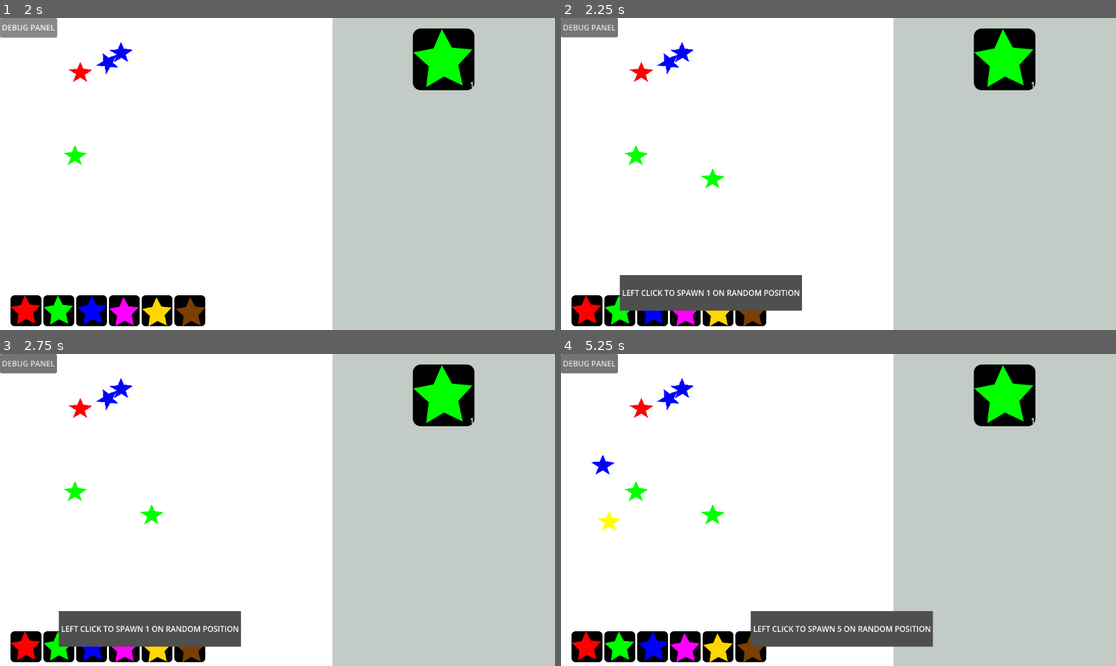
Above: before the commit, frames 1-4 (two rows, left to right).
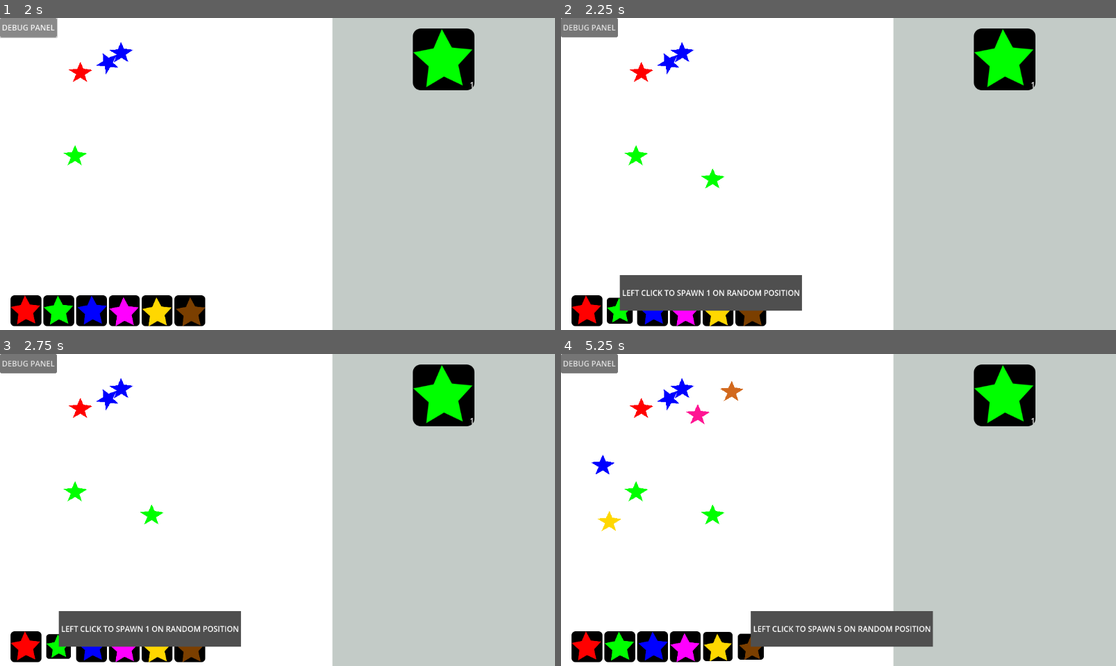
Above: after the commit, the same moments.

Repository: beyondchan28/CollectingStars
Game: Godot game, scene res://Scenes/game.tscn
The game is run twice, just before and just after one commit, with the same random seed, the same clock (stepped at 60 frames per second) and the same inputs. The engine's default icon, where the game draws it, is replaced by a stand-in: a white triangle on a blue panel in a dark square.
Inputs:
- Up to frame 1 (2 s): click "LABEL" at 0.5 s; click "DEBUG PANEL" at 1.25 s
- Up to frame 2 (2.25 s): click "LABEL" at 2 s
- Up to frame 3 (2.75 s): no input
- Up to frame 4 (5.25 s): click "LABEL" at 2.75 s; click "LABEL" at 3.5 s; click "LABEL" at 4.25 s; click "LABEL" at 5 s

Frame 1 is identical in both runs. In frame 2, 0.2% of the frame differs, in the area x 7-14%, y 88-99%; in frame 3, 0.2%; in frame 4, 0.6%, in the area x 6-38%, y 8-99%.

Commit message:
finishing

Diff:
--- a/Assets/button_atlas.tres
+++ b/Assets/Visuals/button_atlas.tres
@@ -1,6 +1,6 @@
 [gd_resource type="AtlasTexture" load_steps=2 format=3 uid="uid://diful748rm0ix"]
 
-[ext_resource type="Texture2D" uid="uid://3dg810vsayan" path="res://Assets/bitmap.png" id="1_asrny"]
+[ext_resource type="Texture2D" uid="uid://3dg810vsayan" path="res://Assets/Visuals/stars.png" id="1_asrny"]
 
 [resource]
 atlas = ExtResource("1_asrny")
--- /dev/null
+++ b/Scenes/description.tscn
@@ -0,0 +1,34 @@
+[gd_scene load_steps=2 format=3 uid="uid://d7xiljtn31v8"]
+
+[ext_resource type="Script" path="res://Scripts/description_label.gd" id="1_a3r6p"]
+
+[node name="Description" type="ColorRect"]
+anchors_preset = 15
+anchor_right = 1.0
+anchor_bottom = 1.0
+offset_left = 525.0
+offset_top = 51.0
+offset_right = -249.0
+offset_bottom = -523.0
+grow_horizontal = 2
+grow_vertical = 2
+pivot_offset = Vector2(582, 0)
+mouse_filter = 2
+color = Color(0.309385, 0.309385, 0.309385, 1)
+script = ExtResource("1_a3r6p")
+
+[node name="DescriptionLabel" type="Label" parent="."]
+layout_mode = 1
+anchors_preset = 15
+anchor_right = 1.0
+anchor_bottom = 1.0
+offset_left = 28.0
+offset_top = 21.0
+offset_right = -28.0
+offset_bottom = -21.0
+grow_horizontal = 2
+grow_vertical = 2
+text = "TOP
+"
+horizontal_alignment = 1
+vertical_alignment = 1
--- a/Scenes/game.tscn
+++ b/Scenes/game.tscn
@@ -3,7 +3,7 @@
 [ext_resource type="PackedScene" uid="uid://dxtyomnokngcc" path="res://Scenes/star.tscn" id="1_ajy5d"]
 [ext_resource type="PackedScene" uid="uid://b7ud6u47343cc" path="res://Scenes/star_inventory.tscn" id="1_opkfa"]
 [ext_resource type="PackedScene" uid="uid://bmu1nr72xb0im" path="res://Scenes/debug_panel.tscn" id="3_hsxt7"]
-[ext_resource type="Script" path="res://Scripts/description_label.gd" id="3_jsdre"]
+[ext_resource type="PackedScene" uid="uid://d7xiljtn31v8" path="res://Scenes/description.tscn" id="3_jl0s0"]
 
 [sub_resource type="RectangleShape2D" id="RectangleShape2D_18jwe"]
 size = Vector2(70, 724)
@@ -31,36 +31,7 @@
 
 [node name="DebugPanel" parent="CanvasLayer" instance=ExtResource("3_hsxt7")]
 
-[node name="Description" type="ColorRect" parent="CanvasLayer"]
-anchors_preset = 15
-anchor_right = 1.0
-anchor_bottom = 1.0
-offset_left = 525.0
-offset_top = 51.0
-offset_right = -249.0
-offset_bottom = -523.0
-grow_horizontal = 2
-grow_vertical = 2
-pivot_offset = Vector2(582, 0)
-mouse_filter = 2
-color = Color(0.309385, 0.309385, 0.309385, 1)
-script = ExtResource("3_jsdre")
-
-[node name="DescriptionLabel" type="Label" parent="CanvasLayer/Description"]
-layout_mode = 1
-anchors_preset = 15
-anchor_right = 1.0
-anchor_bottom = 1.0
-offset_left = 28.0
-offset_top = 21.0
-offset_right = -28.0
-offset_bottom = -21.0
-grow_horizontal = 2
-grow_vertical = 2
-text = "TOP
-"
-horizontal_alignment = 1
-vertical_alignment = 1
+[node name="Description" parent="CanvasLayer" instance=ExtResource("3_jl0s0")]
 
 [node name="StarsParent" type="Node2D" parent="."]
 z_index = 1
--- a/Scenes/star.tscn
+++ b/Scenes/star.tscn
@@ -1,7 +1,7 @@
 [gd_scene load_steps=10 format=3 uid="uid://dxtyomnokngcc"]
 
 [ext_resource type="Script" path="res://Scripts/star.gd" id="1_8jruo"]
-[ext_resource type="AudioStream" uid="uid://ckour4tvd3fl4" path="res://Assets/Pop1.wav" id="2_wmdh3"]
+[ext_resource type="AudioStream" uid="uid://ckour4tvd3fl4" path="res://Assets/Sounds/Pop1.wav" id="2_wmdh3"]
 
 [sub_resource type="PhysicsMaterial" id="PhysicsMaterial_on0nd"]
 rough = true
@@ -63,7 +63,6 @@
 polygon = PackedVector2Array(0, -23, -7, -8, -25, -7, -9, 3, -16, 19, 0, 10, 14, 19, 9, 4, 25, -6, 6, -9)
 
 [node name="Display" type="Polygon2D" parent="."]
-self_modulate = Color(128.498, 128.498, 128.498, 1)
 color = Color(100, 0, 0, 1)
 polygon = PackedVector2Array(0, -23, -7, -8, -25, -7, -9, 3, -16, 19, 0, 10, 14, 19, 9, 4, 25, -6, 6, -9)
 
--- a/Scripts/debug_panel.gd
+++ b/Scripts/debug_panel.gd
@@ -15,6 +15,7 @@
 	_new_star.set_type(st)
 	_new_star.global_position = _rand_spawn_pos
 	_stars_parent.add_child(_new_star)
+	MouseState.play_sound("spawn")
 	print("[INFO] Spawn Star with type %s" % [st])
 
 func _on_debug_button_pressed() -> void:
--- a/Scripts/mouse_state.gd
+++ b/Scripts/mouse_state.gd
@@ -7,9 +7,10 @@
 var _sfx: AudioStreamPlayer
 
 var _sfx_sound := {
-	"pick": preload("res://Assets/Pick.ogg"),
-	"release": preload("res://Assets/Release.ogg"),
-	"launch": preload("res://Assets/Launch.ogg"),
+	"pick": preload("res://Assets/Sounds/Pick.ogg"),
+	"release": preload("res://Assets/Sounds/Release.ogg"),
+	"launch": preload("res://Assets/Sounds/Launch.ogg"),
+	"spawn": preload("res://Assets/Sounds/Spawn.ogg"),
 }
 
 func _ready() -> void:
--- a/Scripts/star.gd
+++ b/Scripts/star.gd
@@ -55,10 +55,8 @@
 	return _type
 
 func _on_colliding(_body) -> void:
-	if not _sfx.is_playing():
-		_sfx.play()
-	if not _vfx.is_emitting():
-		_vfx.set_emitting(true)
+	_sfx.play()
+	_vfx.set_emitting(true)
 
 func launch() -> void:
 	self.apply_impulse(Vector2.LEFT * LAUNCH_POWER) # launch projectile
--- a/Scripts/star_button.gd
+++ b/Scripts/star_button.gd
@@ -4,7 +4,7 @@
 
 var _stars_parent: Node2D
 var _description_label: Description
-@onready var _star_atlas :AtlasTexture = preload("res://Assets/button_atlas.tres")
+@onready var _star_atlas :AtlasTexture = preload("res://Assets/Visuals/button_atlas.tres")
 @onready var _star_atlas_region_size := _star_atlas.region.size
 
 @export var _star_amount := 1 # how many star this button contain
@@ -22,6 +22,7 @@
 }
 
 func _ready() -> void:
+	self.pivot_offset = self.size * 0.5
 	_set_atlas_button()
 	self.mouse_entered.connect(_on_mouse_entered)
 	self.mouse_exited.connect(_on_mouse_exited)
@@ -82,6 +83,9 @@
 	return _star_type
 
 func _on_mouse_entered() -> void:
+	var tween := create_tween()
+	tween.tween_property(self, "scale", Vector2(0.8, 0.8), 0.3)
+
 	var _desc : String
 	if not is_debug:
 		_desc = "HOLD LEFT CLICK TO DRAG AND\nRIGHT CLICK TO LAUNCH STAR %s" % [_star_type]
@@ -90,4 +94,6 @@
 	_description_label.show_description(is_debug, _desc)
 
 func _on_mouse_exited() -> void:
+	var tween := create_tween()
+	tween.tween_property(self, "scale", Vector2.ONE, 0.3)
 	_description_label.hide()
Not shown, removed: Assets/Button.ogg.import
Not shown, removed: Assets/Launch.ogg.import
Not shown, removed: Assets/Pick.ogg.import
Not shown, removed: Assets/Release.ogg.import
Not shown, added: Assets/Sounds/Button.ogg.import
Not shown, added: Assets/Sounds/Launch.ogg.import
Not shown, added: Assets/Sounds/Pick.ogg.import
Not shown, changed: Assets/Sounds/Pop1.wav.import
Not shown, added: Assets/Sounds/Release.ogg.import
Not shown, added: Assets/Sounds/Spawn.ogg.import
Renamed: Assets/bitmap.png -> Assets/Visuals/stars.png
Not shown, changed: Assets/Visuals/stars.png.import
(and 6 more such lines)
